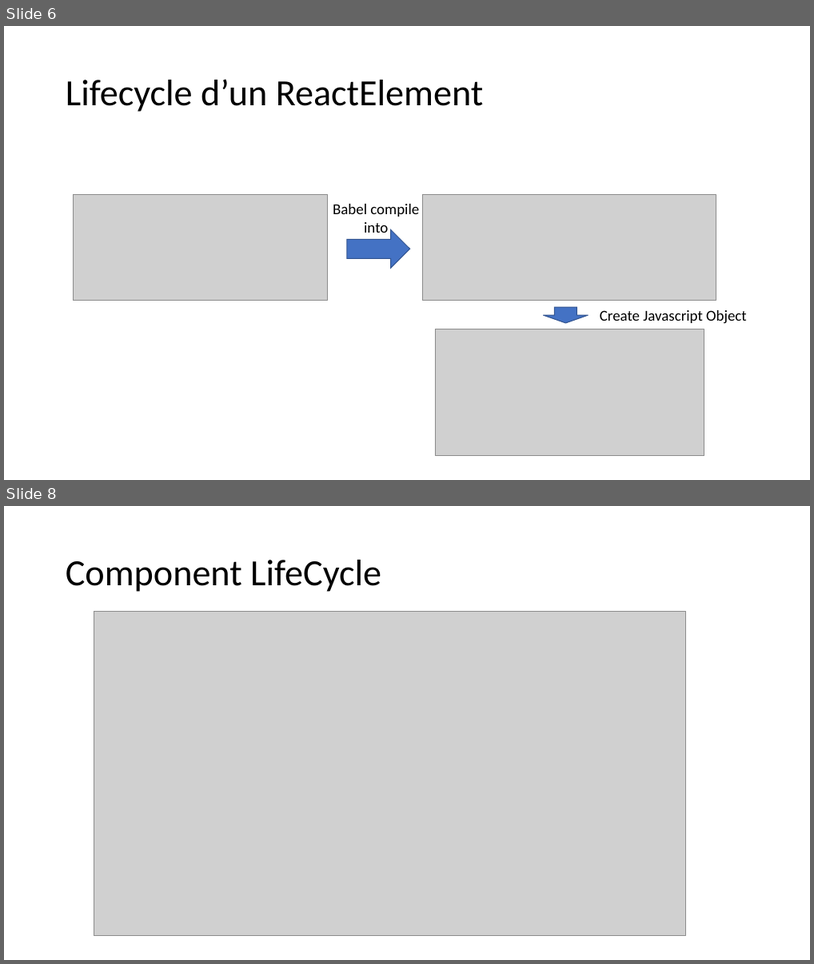
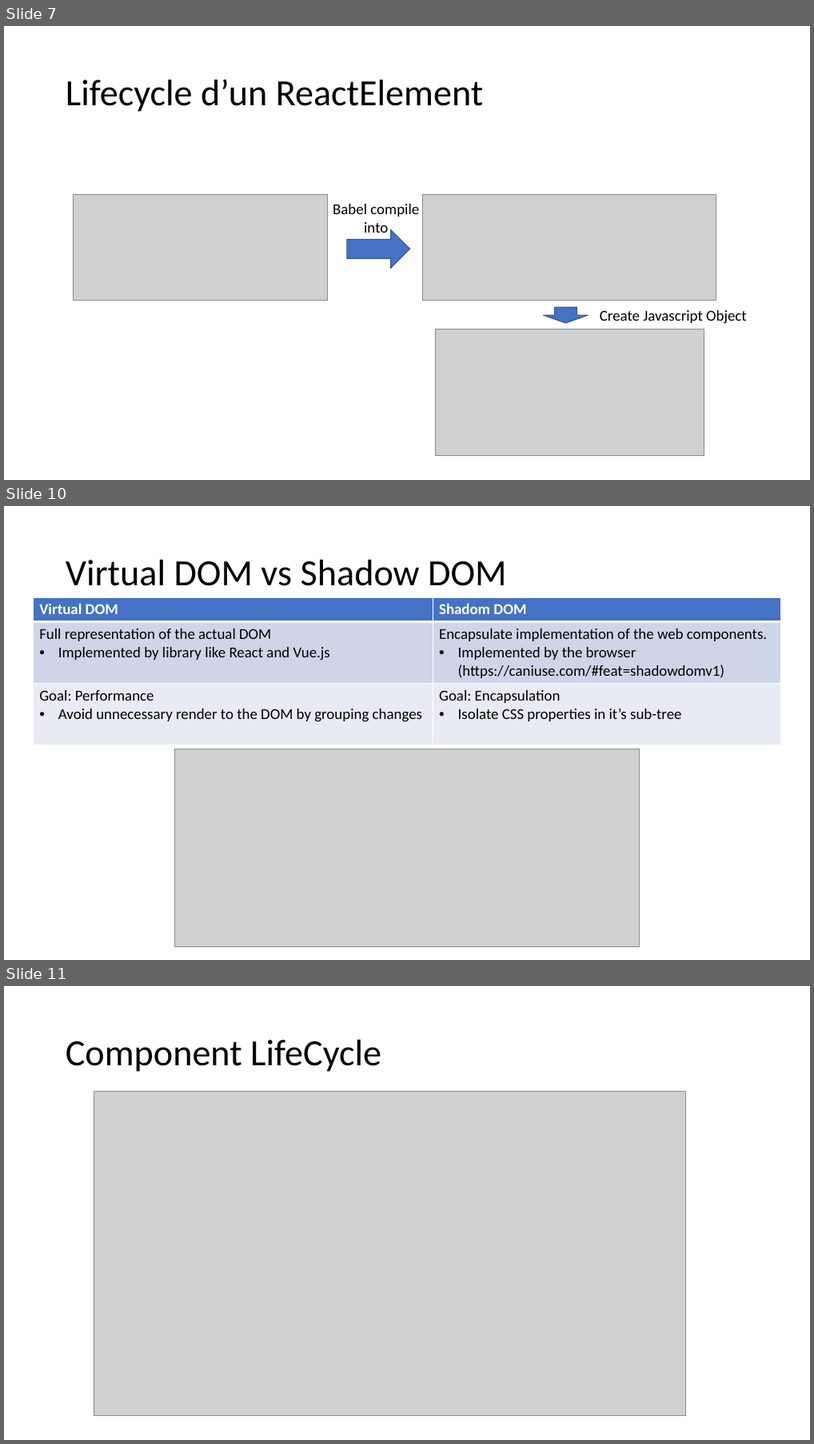
Before and after one commit to samuelgaudreau/formation-front-end-3, a slide deck: part-2/React-Perfo.pptx. Shown one above the other, each under a label of ours: slides 6 and 8 before the commit, slides 7, 10 and 11 after it; the slides between them are not shown. The pictures are 814x964 and 814x1444 pixels, drawn with LibreOffice and Linux fonts; fonts in the diff are those of the drawing; grey boxes stand for pictures. Boxes give left, top, right and bottom in pixels: in the first picture for what was removed or moved away, otherwise in the second. Text is boxed around its words. In the diff, an @@ line names an element or a change of style, - is before the commit and + after.

```diff
--- a/part-2/React-Perfo.pptx
+++ b/part-2/React-Perfo.pptx
@@ slide 10 added at [4,506,810,960], background #FFFFFF @@
@@ title added at [66,560,506,586], 44 pt, text #000000 @@
+Virtual DOM vs Shadow DOM
@@ table added at [34,597,782,743], 3 rows, 2 columns @@
+Virtual DOM | Shadom DOM
+Full representation of the actual DOM / Implemented by library like React and Vue.js | Encapsulate implementation of the web components. / Implemented by the browser (https://caniuse.com/#feat=shadowdomv1)
+Goal: Performance / Avoid unnecessary render to the DOM by grouping changes | Goal: Encapsulation / Isolate CSS properties in it’s sub-tree
@@ picture added at [174,749,641,947] @@
@@ what was slide 6 is now slide 7 @@
@@ what was slide 8 is now slide 11 @@
```
Also in this commit, not shown: 3 slides changed, 7 other slides added, 2 slides removed, 1 other file.
